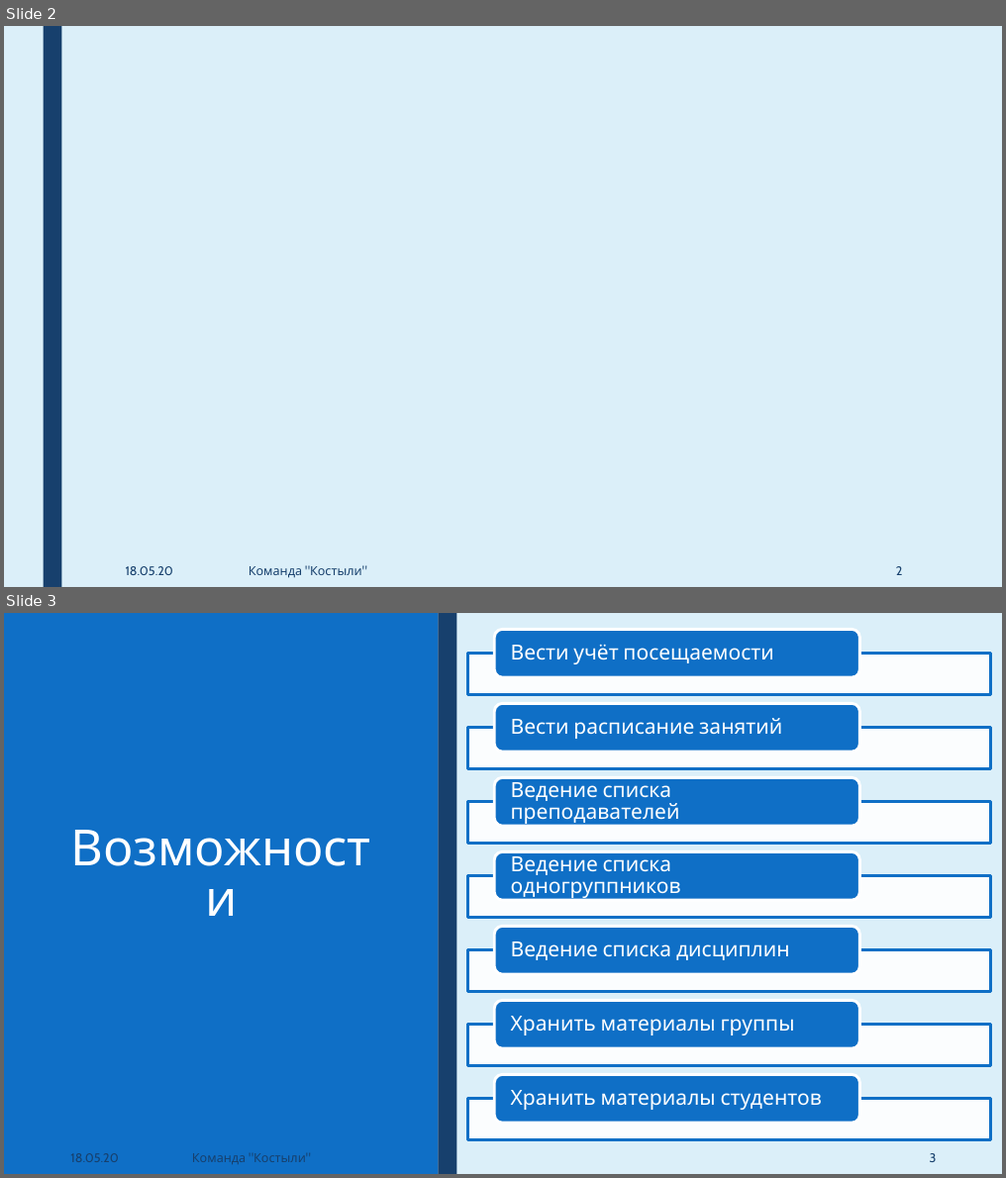
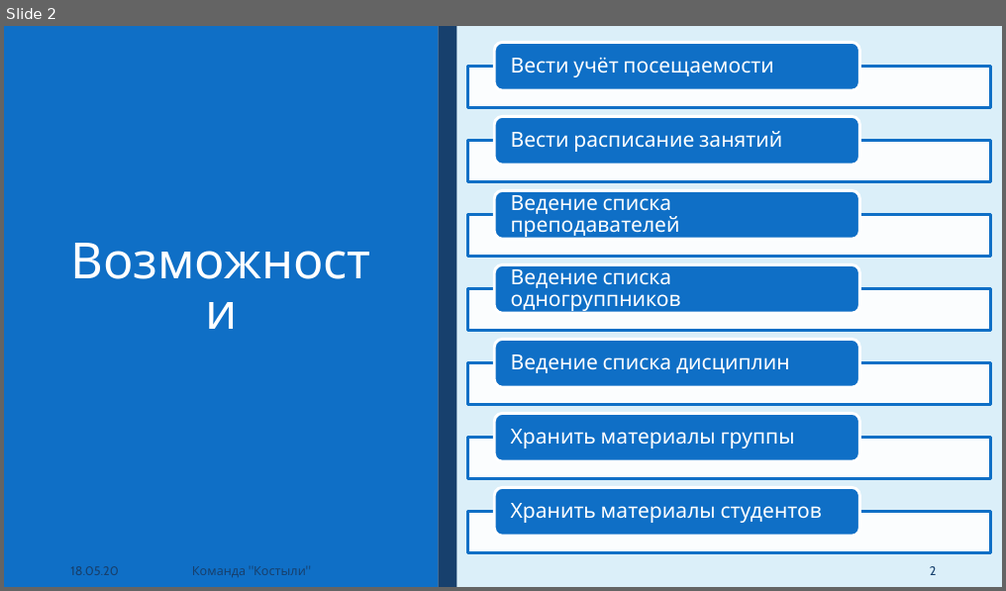
Before and after one commit to Crutches-Bicycles/StudyHelper, a slide deck: documentation/specification/media/Презентация/Презентация.pptx. Shown one above the other, each under a label of ours: slides 2 and 3 before the commit, slide 2 after it. The pictures are 1006x1178 and 1006x591 pixels, drawn with LibreOffice and Linux fonts; fonts in the diff are those of the drawing. Boxes give left, top, right and bottom in pixels: in the first picture for what was removed or moved away, otherwise in the second. Text is boxed around its words. In the diff, an @@ line names an element or a change of style, - is before the commit and + after.

```diff
--- a/documentation/specification/media/Презентация/Презентация.pptx
+++ b/documentation/specification/media/Презентация/Презентация.pptx
@@ slide 2 removed at (4, 26, 1002, 587), background #DBEFF9 @@
@@ rectangle removed at (43, 26, 61, 587) @@
@@ text removed at (126, 567, 173, 575) @@
-18.05.20
@@ text removed at (249, 567, 362, 578) @@
-Команда "Костыли"
@@ page number removed at (896, 567, 903, 575) @@
-2
@@ what was slide 3 is now slide 2 @@
@@ page number at (930, 567, 937, 575): text changed @@
-3
+2
```
Also in this commit, not shown: 2 slides changed, 3 other files.
